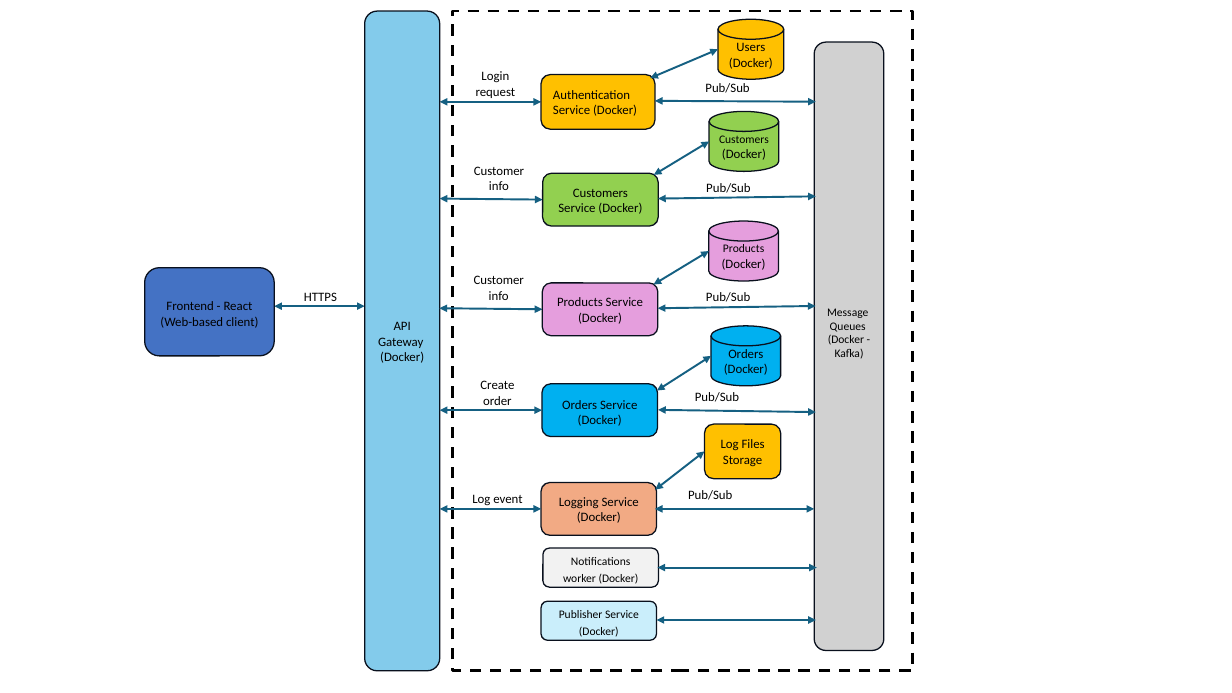
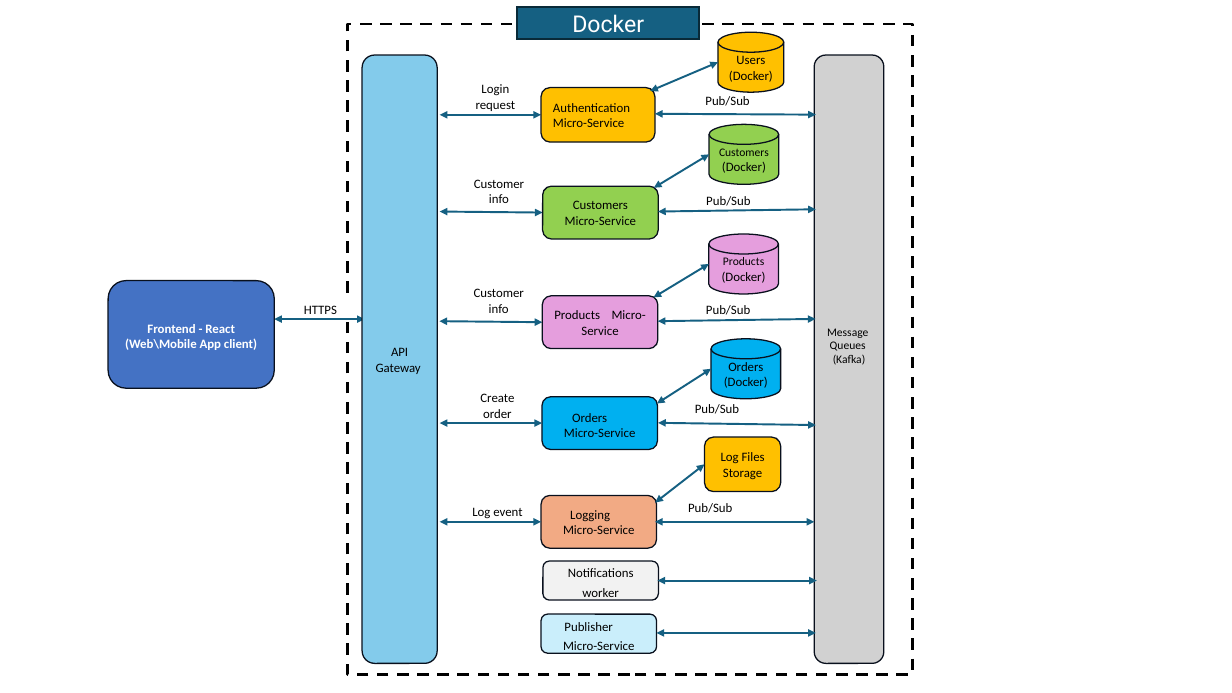
Before and after one commit to triniti1/A2C, a slide deck: slide 4 of Documentations/SysArchitecture.pptx (slide 3 before the commit). Drawn at 1232x693 pixels with LibreOffice and Linux fonts; fonts in the diff are those of the drawing. Boxes give left, top, right and bottom in pixels: in the first picture for what was removed or moved away, otherwise in the second. Text is boxed around its words. In the diff, an @@ line names an element or a change of style, - is before the commit and + after.

Commit message:
New Gateway service + DB utils console app

```diff
--- a/Documentations/SysArchitecture.pptx
+++ b/Documentations/SysArchitecture.pptx
@@ rectangle: place and size @@
-rectangle at box(452, 11, 912, 671)
+rectangle at box(348, 24, 913, 675)
@@ rectangle added at box(518, 7, 700, 39), fill #156082, outline #092A39 1.5 pt, 18 pt, text #FFFFFF @@
+Docker
@@ rounded rectangle "API Gateway": place and size @@
-rounded rectangle "API Gateway" at box(365, 11, 440, 671)
+rounded rectangle "API Gateway" at box(362, 55, 437, 664)
@@ text in rounded rectangle at box(553, 103, 630, 127): text changed @@
-Authentication Service (Docker)
+Authentication Micro-Service
@@ text in rounded rectangle at box(565, 200, 636, 225): text changed @@
-Customers Service (Docker)
+Customers Micro-Service
@@ rounded rectangle "Frontend - React": place and size @@
-rounded rectangle "Frontend - React" at box(145, 268, 274, 356)
+rounded rectangle "Frontend - React" at box(108, 281, 274, 388)
@@ 18 double arrows, 7 texts, 7 rounded rectangles, 4 cylinders, 2 rectangles: place and size @@
-18 double arrows, 7 texts, 7 rounded rectangles, 4 cylinders, 2 rectangles at box(274, 19, 817, 640)
+18 double arrows, 7 texts, 7 rounded rectangles, 4 cylinders, 2 rectangles at box(274, 32, 817, 653)
@@ text in rounded rectangle at box(147, 324, 235, 333): text colour #000000 to #FFFFFF, bold on in "Frontend - React" @@
@@ text in rounded rectangle at box(554, 310, 646, 335): text changed @@
-Products Service (Docker)
+Products Micro-Service
@@ text in rounded rectangle at box(125, 338, 257, 350): text changed; text colour #000000 to #FFFFFF; bold on @@
-(Web-based client)
+(Web\Mobile App client)
@@ text in rounded rectangle at box(380, 351, 424, 363): paragraph removed @@
-(Docker)
@@ text in rounded rectangle at box(833, 354, 866, 365): text changed @@
-(Docker -
-Kafka)
+(Kafka)
@@ 2 texts, 2 rounded rectangles: place and size @@
-2 texts, 2 rounded rectangles at box(472, 43, 884, 651)
+2 texts, 2 rounded rectangles at box(472, 55, 884, 664)
@@ text in rounded rectangle at box(564, 413, 635, 437): text changed @@
-Orders Service (Docker)
+Orders Micro-Service
@@ text in rounded rectangle at box(563, 510, 634, 534): text changed @@
-Logging Service (Docker)
+Logging Micro-Service
@@ text in rounded rectangle at box(568, 568, 634, 601): text changed; size 9 to 10 pt @@
-Notifications worker (Docker)
+Notifications worker
@@ text in rounded rectangle at box(563, 622, 634, 654): text changed; size 9 to 10 pt @@
-Publisher Service (Docker)
+Publisher Micro-Service
```
Also in this commit, not shown: 2 other slides changed, 1 slide added, 21 other files.
